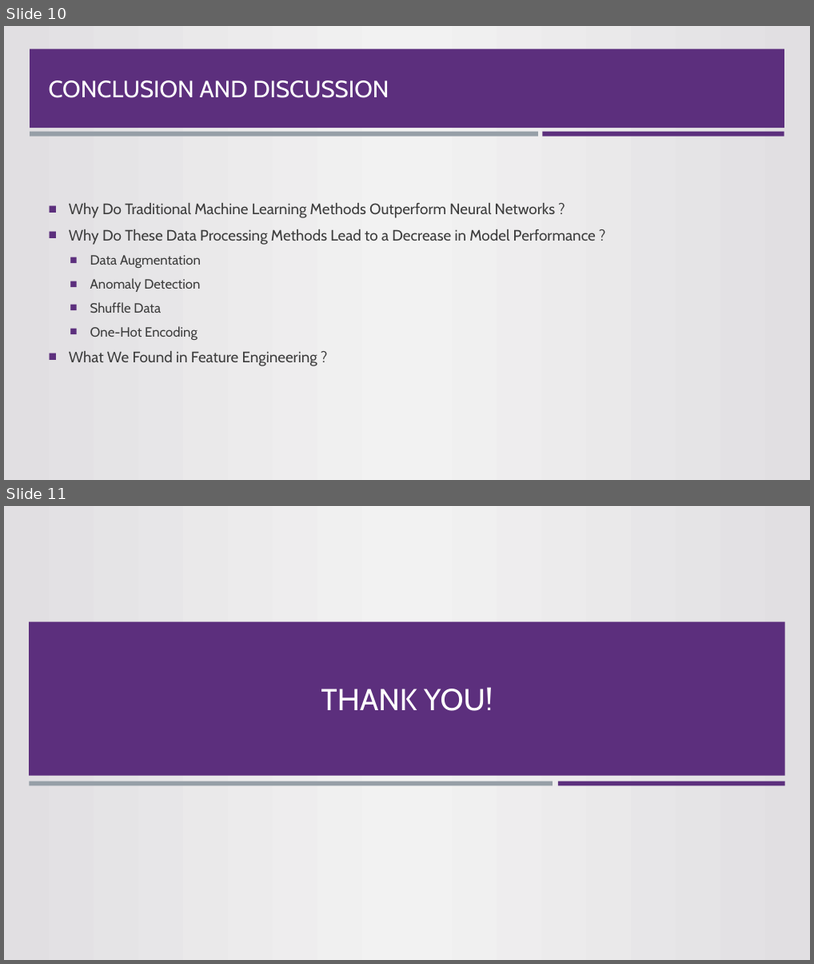
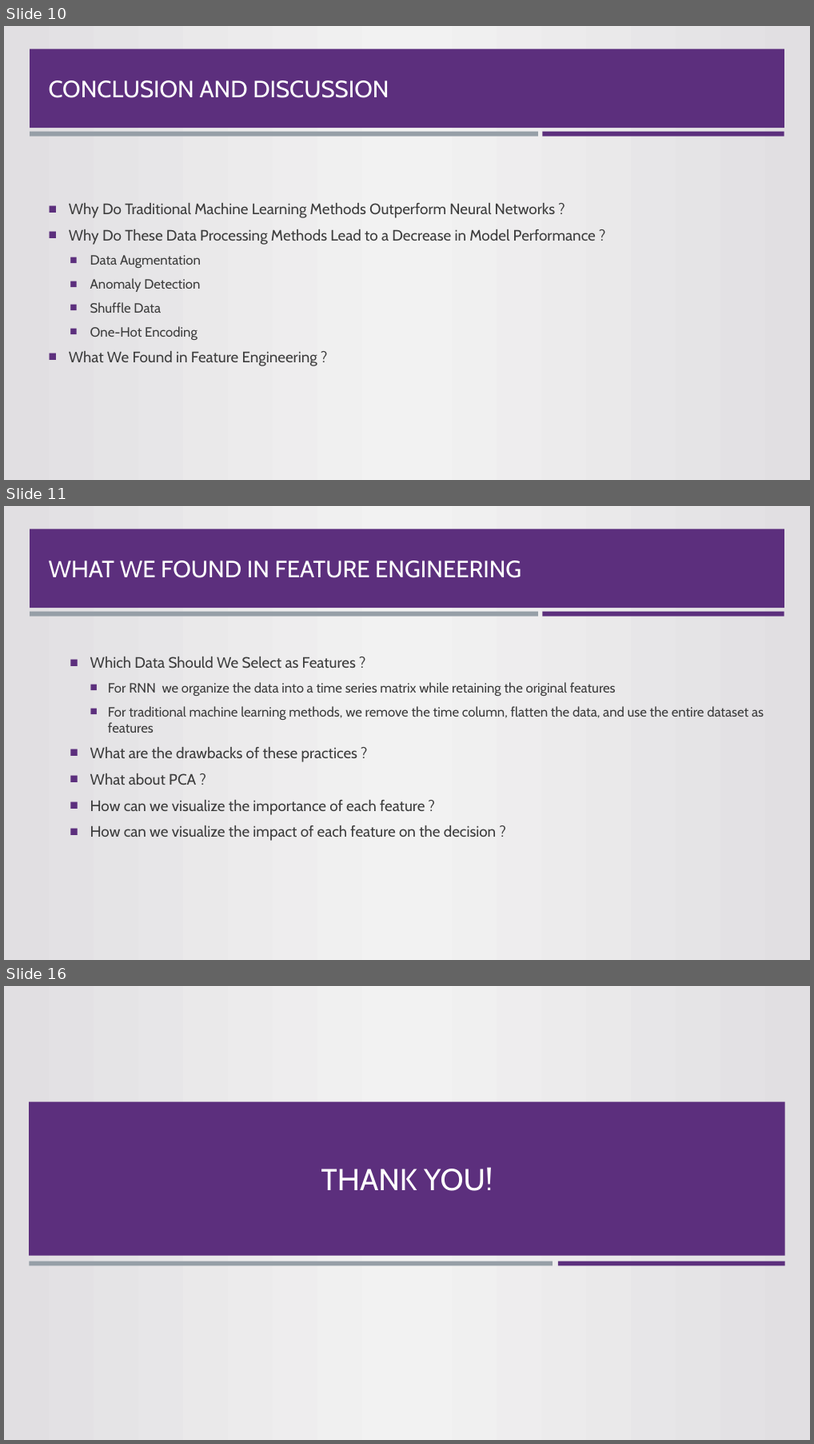
Before and after one commit to sunyrain/MLTask, a slide deck: Presentation.pptx. Shown one above the other, each under a label of ours: slides 10 and 11 before the commit, slides 10, 11 and 16 after it; the slides between them are not shown. The pictures are 814x964 and 814x1444 pixels, drawn with LibreOffice and Linux fonts; fonts in the diff are those of the drawing; background and template pictures are left out. Boxes give left, top, right and bottom in pixels: in the first picture for what was removed or moved away, otherwise in the second. Text is boxed around its words. In the diff, an @@ line names an element or a change of style, - is before the commit and + after.

```diff
--- a/Presentation.pptx
+++ b/Presentation.pptx
@@ slide 11 added at (x1=4, y1=506, x2=810, y2=960), background gradient #E1DFE2 to #F2F2F2; not listed: 3 template elements that a slide beside it also shows @@
@@ title added at (x1=49, y1=560, x2=522, y2=578), 28 pt, text #FFFFFF @@
+WHAT WE FOUND IN FEATURE ENGINEERING
@@ text added at (x1=90, y1=656, x2=764, y2=840), 16 pt, text #3D3D3D @@
+  ■ Which Data Should We Select as Features ?
+    ■ For RNN we organize the data into a time series matrix while retaining the original features
+    ■ For traditional machine learning methods, we remove the time column, flatten the data, and use the entire dataset as features
+  ■ What are the drawbacks of these practices ?
+  ■ What about PCA ?
+  ■ How can we visualize the importance of each feature ?
+  ■ How can we visualize the impact of each feature on the decision ?
@@ what was slide 11 is now slide 16 @@
```
Also in this commit, not shown: 2 slides changed, 4 other slides added.
